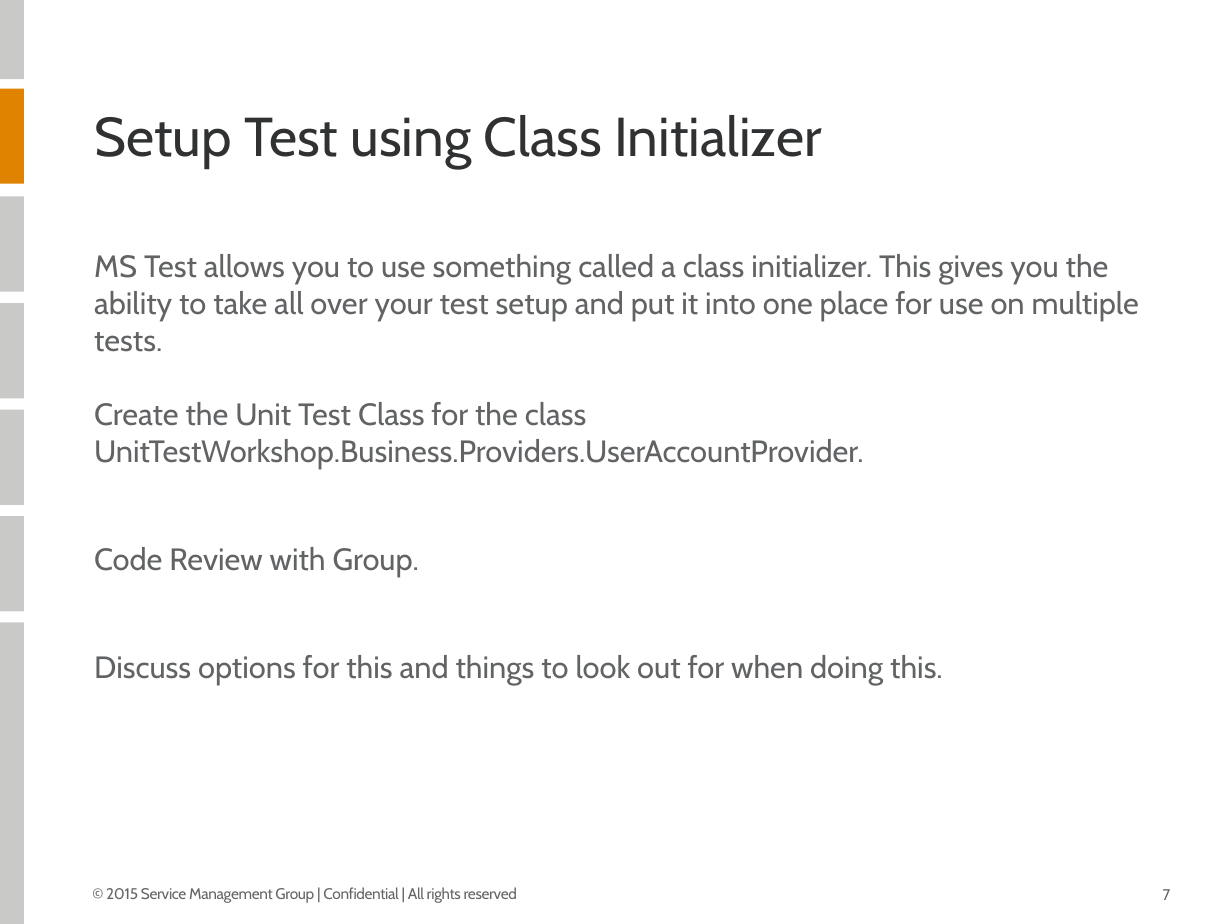
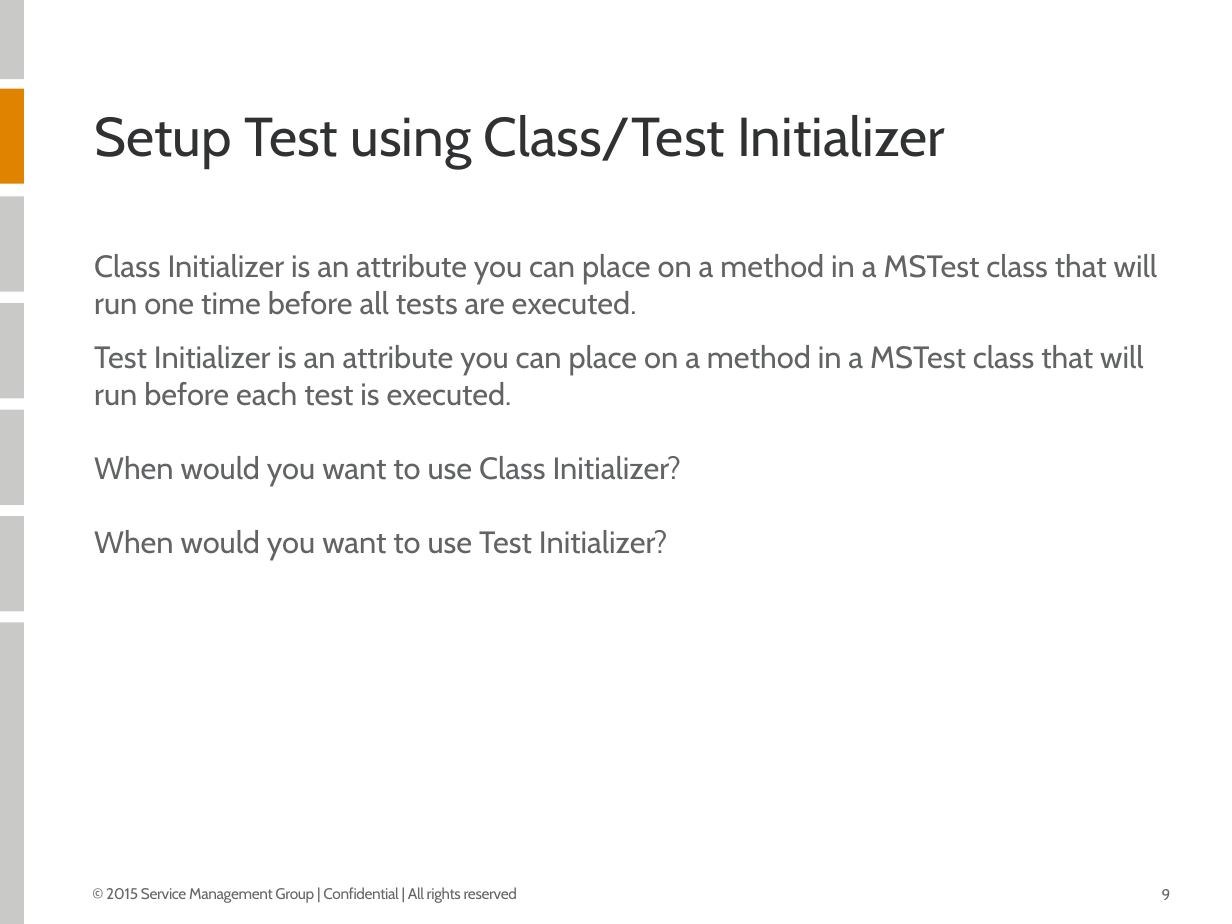
Before and after one commit to taeatonDev/UnitTestTraining, a slide deck: slide 9 of Unit Test Course Outline.pptx (slide 7 before the commit). Drawn at 1232x924 pixels with LibreOffice and Linux fonts; fonts in the diff are those of the drawing. Boxes give left, top, right and bottom in pixels: in the first picture for what was removed or moved away, otherwise in the second. Text is boxed around its words. In the diff, an @@ line names an element or a change of style, - is before the commit and + after.

```diff
--- a/Unit Test Course Outline.pptx
+++ b/Unit Test Course Outline.pptx
@@ title at [94, 115, 944, 169]: text changed @@
-Setup Test using Class Initializer
+Setup Test using Class/Test Initializer
@@ text at [94, 254, 1157, 559]: text changed @@
-MS Test allows you to use something called a class initializer. This gives you the ability to take all over your test setup and put it into one place for use on multiple tests.
-Create the Unit Test Class for the class UnitTestWorkshop.Business.Providers.UserAccountProvider.
-Code Review with Group.
-Discuss options for this and things to look out for when doing this.
+Class Initializer is an attribute you can place on a method in a MSTest class that will run one time before all tests are executed.
+Test Initializer is an attribute you can place on a method in a MSTest class that will run before each test is executed.
+When would you want to use Class Initializer?
+When would you want to use Test Initializer?
@@ page number at [1162, 889, 1171, 900]: text changed @@
-7
+9
```
Also in this commit, not shown: 3 other slides changed, 6 slides added.
